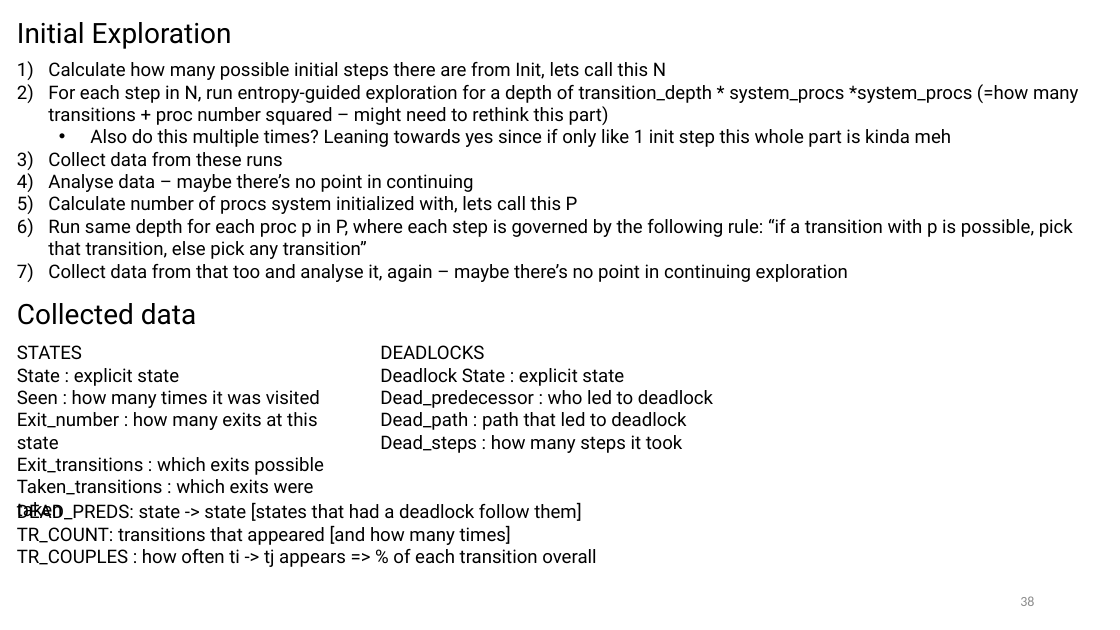
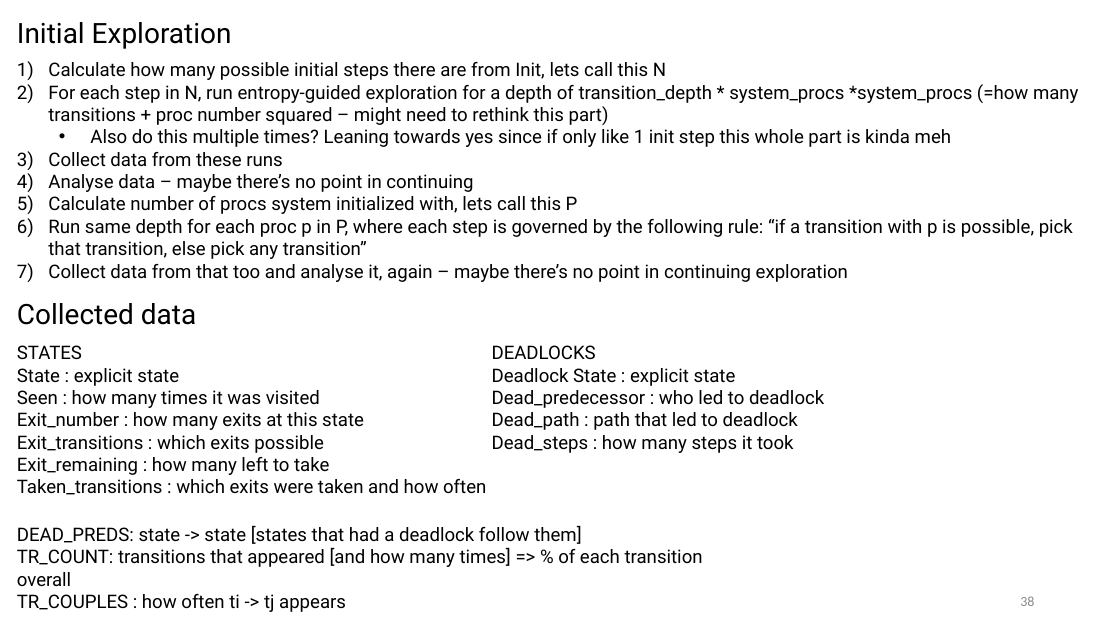
Before and after one commit to cubicle-model-checker/cubicle, a slide deck: slide 38 of mcmc_method.pptx. Drawn at 1120x630 pixels with LibreOffice and Linux fonts; fonts in the diff are those of the drawing. Boxes give left, top, right and bottom in pixels: in the first picture for what was removed or moved away, otherwise in the second. Text is boxed around its words. In the diff, an @@ line names an element or a change of style, - is before the commit and + after.

```diff
--- a/mcmc_method.pptx
+++ b/mcmc_method.pptx
@@ text "DEADLOCKS": place and size @@
-text "DEADLOCKS" at (380,345,713,453)
+text "DEADLOCKS" at (492,345,824,453)
@@ text at (17,457,486,495): text changed @@
-Taken_transitions : which exits were taken
+Exit_remaining : how many left to take
+Taken_transitions : which exits were taken and how often
@@ text "DEAD_PREDS: state -> state [states ...": place and size @@
-text "DEAD_PREDS: state -> state [states ..." at (17,502,596,567)
+text "DEAD_PREDS: state -> state [states ..." at (17,526,703,612)
@@ text at (17,548,703,612): text changed @@
-TR_COUNT: transitions that appeared [and how many times]
-TR_COUPLES : how often ti -> tj appears => % of each transition overall
+TR_COUNT: transitions that appeared [and how many times] => % of each transition overall
+TR_COUPLES : how often ti -> tj appears
```
Also in this commit, not shown: 1 other slide changed, 1 other file.
